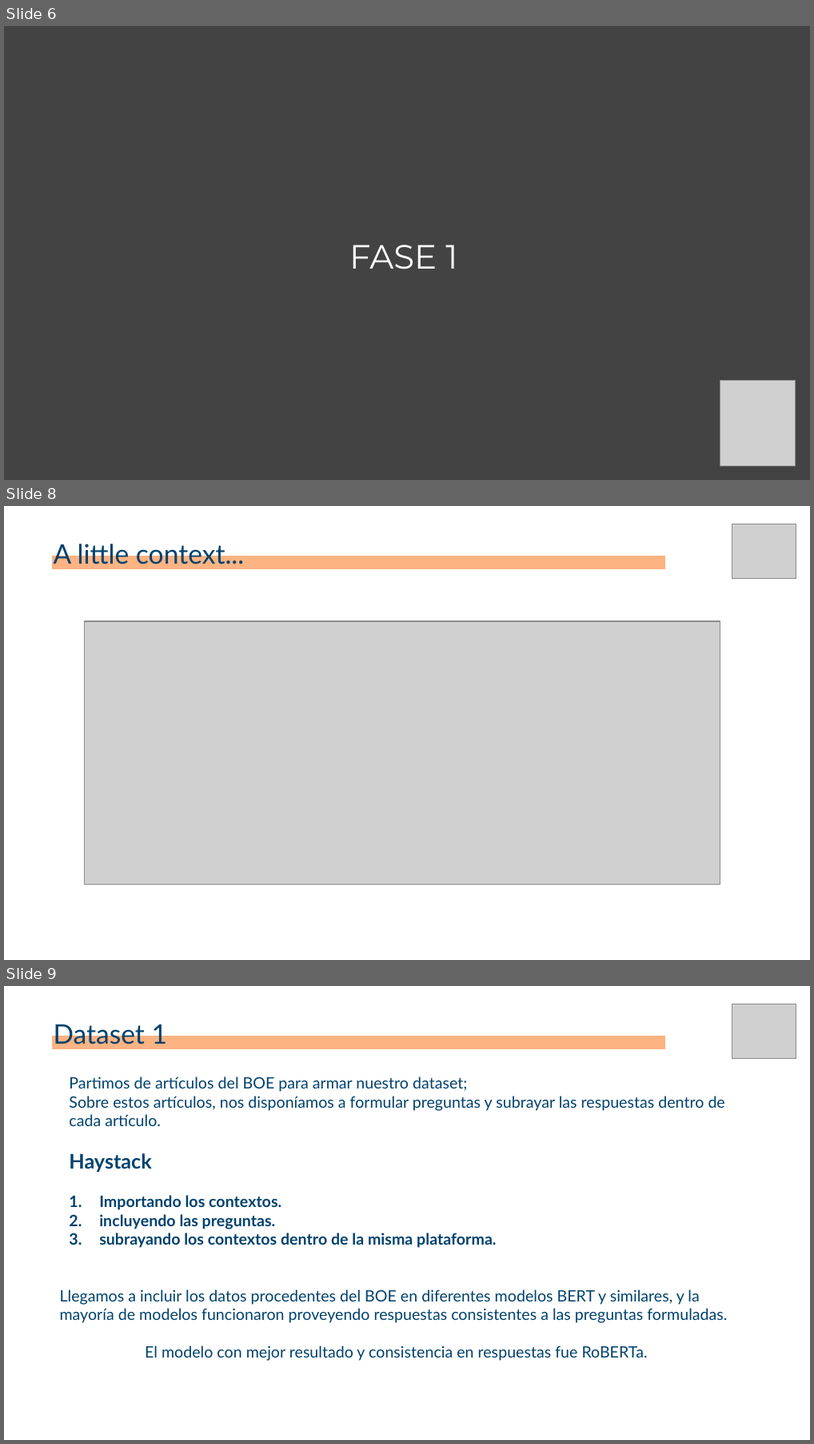
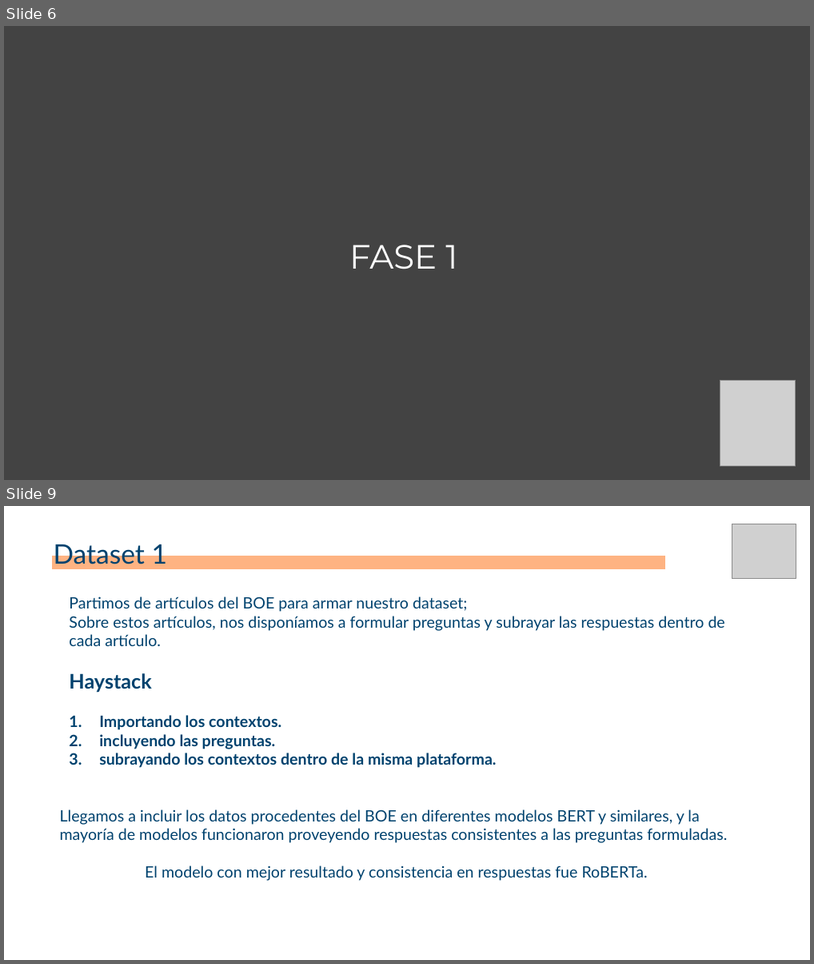
Before and after one commit to josuemzx/Chatbot-para-refugiados, a slide deck: doc/06_02 Template_ppt_sesion_Chatbot_para_refugiados.pptx. Shown one above the other, each under a label of ours: slides 6, 8 and 9 before the commit, slides 6 and 9 after it; the slides between them are not shown. The pictures are 814x1444 and 814x964 pixels, drawn with LibreOffice and Linux fonts; fonts in the diff are those of the drawing; grey boxes stand for pictures. Boxes give left, top, right and bottom in pixels: in the first picture for what was removed or moved away, otherwise in the second. Text is boxed around its words. In the diff, an @@ line names an element or a change of style, - is before the commit and + after.

```diff
--- a/doc/06_02 Template_ppt_sesion_Chatbot_para_refugiados.pptx
+++ b/doc/06_02 Template_ppt_sesion_Chatbot_para_refugiados.pptx
@@ slide 8 removed at <box>4,506,810,960</box>, background #FFFFFF @@
@@ picture removed at <box>732,524,797,579</box> @@
@@ text removed at <box>54,540,244,564</box> @@
-A little context...
@@ line removed from (51, 563) to (666, 563) @@
@@ picture removed at <box>84,621,720,884</box> @@
```
Also in this commit, not shown: 1 slide changed, 1 slide added, 1 other file.
